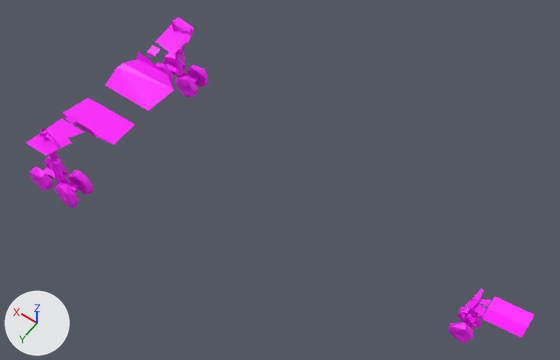
An edit to the glTF model public/models/a330.gear.glb, drawn before and after from the same camera.
Rendered twice from a 50 mm camera at (-18.9, 19.2, 28.5) aimed at (-4.8, -0.5, -2.5). Lighting does not change. The marker at lower left points along +X, +Y and +Z. The picture after the commit comes second.

Names of what the first picture shows: 'gear'.
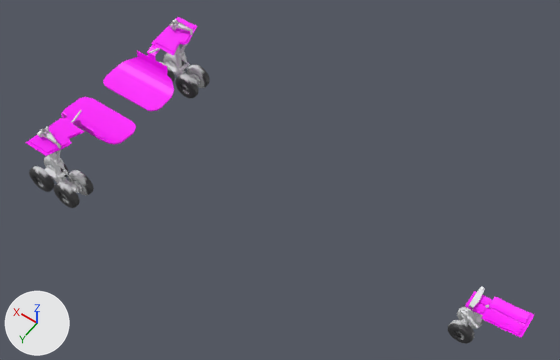
What changed in the scene script:
```text
Change me_mesh_0:
    used by ob_gear; location = (0.0, 0.0, 0.0)
    remove me_mesh_0.from_pydata(...)  # 628 vertices, 718 faces; spans x -18.5..7.9, y -5.9..5.9, z -5.5..-0.7
    add me_mesh_0.from_pydata(...)  # 5478 vertices, 8978 faces; spans x -18.5..7.9, y -5.9..5.9, z -5.6..-0.6
    me_mesh_0 part 1: 51 vertices moved within x 4.6..7.7, y -5.7..5.6, z -5.5..-0.7; 3 vertices removed from x 4.6..7.0, y 4.4..5.7, z -5.2..-4.4; 3805 vertices added at x 3.7..7.9, y -5.9..5.9, z -5.6..-0.6
    me_mesh_0 part 2: 19 vertices moved within x -16.5..-15.7, y -0.3..0.3, z -5.4..-2.5; 1 vertex removed from x -16.0, y 0.6, z -5.1; 1030 vertices added at x -18.5..-15.3, y -0.7..0.7, z -5.4..-2.1
    me_mesh_0 part 3: 7 kept faces spanning x -16.1..7.0, y -5.4..5.2, z -4.9..-0.7 get new vertex colours; the middle colour goes from pink #ff00ff to white #e7e8ea
    other edits to the shape of me_mesh_0 do not show in these pictures
```

Pixel boxes (x1, y1, x2, y2) of what changed, in the pictures (560 x 360 px):
'gear', reshaped: before (26, 17, 534, 343); after (26, 17, 534, 344)
part 1 of me_mesh_0, built on: before (30, 23, 199, 203); after (26, 17, 210, 208)
part 2 of me_mesh_0, built on: before (450, 299, 486, 330); after (448, 287, 534, 344)
part 3 of me_mesh_0, recoloured: before (43, 73, 466, 318); after (44, 167, 472, 309)
